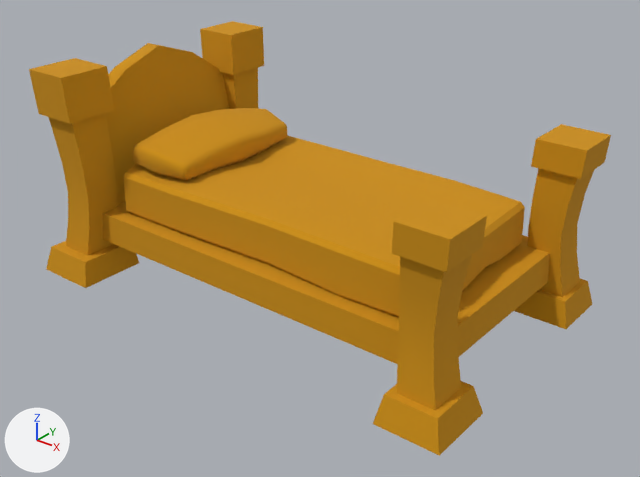
A saved change to the FBX model ArtAssets/Environment/SM_Bed.fbx.
Both versions are drawn from a camera (50 mm lens) standing at (2.68, -3.29, 2.34) and looking at (0.1, -0.07, 0.34). The lights are fixed; the arrows at lower left show +X, +Y and +Z. The older version comes first. Where no turn or scale is listed for an object, it has been applied to the vertices.

Objects in the first picture: 'SM_Bed'.
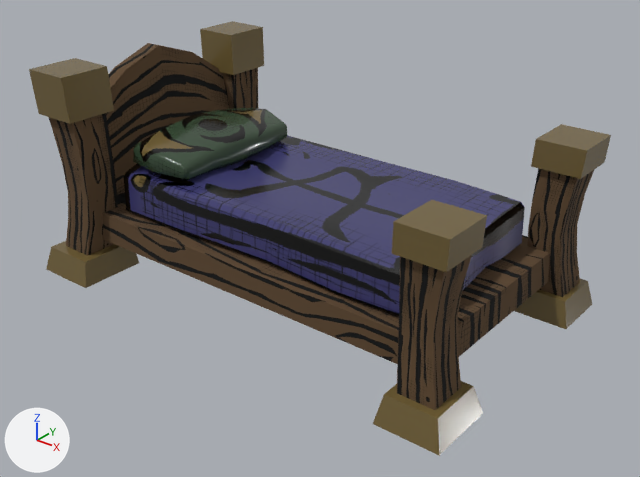
What differs and where, as boxes [x1, y1, x2, y2] in the pictures (640 x 477 px):
'SM_Bed', recoloured, surface changed (darker)
    both: [29, 21, 611, 456]
part 1 of me_mesh, recoloured (orange to brown)
    both: [49, 43, 258, 256]
part 2 of me_mesh, recoloured (orange to brown)
    both: [397, 255, 502, 410]
part 3 of me_mesh, recoloured (orange to brown)
    both: [501, 168, 594, 321]
part 4 of me_mesh, recoloured (orange to brown)
    both: [102, 201, 502, 364]
part 5 of me_mesh, recoloured (orange to brown)
    both: [473, 235, 549, 290]
part 6 of me_mesh, recoloured (darker)
    both: [29, 21, 296, 288]
part 7 of me_mesh, recoloured (darker)
    both: [339, 124, 611, 456]
part 8 of me_mesh, recoloured (orange to blue)
    both: [171, 138, 385, 264]
part 9 of me_mesh, recoloured (darker)
    both: [266, 162, 455, 296]
part 10 of me_mesh, surface changed (darker)
    both: [29, 21, 611, 456]

What changed in the scene script:
```text
Add img_t_woodtrimsheet_diffuse_png:
    img_t_woodtrimsheet_diffuse_png = load_image('T_WoodTrimSheet_Diffuse.png', '../Textures/T_WoodTrimSheet_Diffuse.png', 1024, 1024, 'sRGB')
Add img_t_roomtrimsheet_diffuse_png:
    img_t_roomtrimsheet_diffuse_png = load_image('T_RoomTrimSheet_Diffuse.png', '../Textures/T_RoomTrimSheet_Diffuse.png', 1024, 1024, 'sRGB')
Add mat_trimsheet_wood:
    mat_trimsheet_wood = principled_material('TrimSheet_Wood')
    mat_trimsheet_wood.texture = img_t_woodtrimsheet_diffuse_png
    mat_trimsheet_wood.roughness = 1.0
Add mat_roomtrimsheet:
    mat_roomtrimsheet = principled_material('RoomTrimSheet')
    mat_roomtrimsheet.texture = img_t_roomtrimsheet_diffuse_png
    mat_roomtrimsheet.roughness = 0.2
Change me_mesh:
    where me_mesh.from_pydata(...)  # 348 vertices, 336 faces; spans x -1.3..1.28, y -0.79..0.77, z -0.01..1.15
    used by ob_sm_bed; location = (0.0, 0.0, 0.0)
    me_mesh part 1: 72 of the faces centred in x -1.2..-0.99, y -0.69..0.69, z 0.22..1.11 switch from mat_trimsheet (orange #ce9000) to mat_trimsheet_wood (picture img_t_woodtrimsheet_diffuse_png)
    me_mesh part 2: 17 of the faces centred in x 0.99..1.19, y -0.69..-0.3, z 0.22..0.71 switch from mat_trimsheet (orange #ce9000) to mat_trimsheet_wood (picture img_t_woodtrimsheet_diffuse_png)
    me_mesh part 3: 17 of the faces centred in x 0.99..1.19, y 0.3..0.69, z 0.22..0.71 switch from mat_trimsheet (orange #ce9000) to mat_trimsheet_wood (picture img_t_woodtrimsheet_diffuse_png)
    me_mesh part 4: 3 of the faces centred in x 0.0, y -0.59..-0.29, z 0.2..0.36 switch from mat_trimsheet (orange #ce9000) to mat_trimsheet_wood (picture img_t_woodtrimsheet_diffuse_png)
    me_mesh part 5: 3 of the faces centred in x 0.0, y 0.29..0.59, z 0.2..0.36 switch from mat_trimsheet (orange #ce9000) to mat_trimsheet_wood (picture img_t_woodtrimsheet_diffuse_png)
    me_mesh part 6: 130 of the faces centred in x -1.28..-0.49, y -0.77..0.76, z 0.06..1.14 switch from mat_trimsheet (orange #ce9000) to mat_roomtrimsheet (picture img_t_roomtrimsheet_diffuse_png)
    me_mesh part 7: 66 of the faces centred in x 0.76..1.26, y -0.76..0.75, z 0.07..0.93 switch from mat_trimsheet (orange #ce9000) to mat_roomtrimsheet (picture img_t_roomtrimsheet_diffuse_png)
    me_mesh part 8: 14 of the faces centred in x -0.2, y -0.5..0.51, z 0.35..0.61 switch from mat_trimsheet (orange #ce9000) to mat_roomtrimsheet (picture img_t_roomtrimsheet_diffuse_png)
    me_mesh part 9: 14 of the faces centred in x 0.34, y -0.51..0.5, z 0.35..0.61 switch from mat_trimsheet (orange #ce9000) to mat_roomtrimsheet (picture img_t_roomtrimsheet_diffuse_png)
    me_mesh part 10: texture (UV) coordinates of 336 of 336 faces, centred in x -1.28..1.26, y -0.77..0.76, z 0.06..1.14, changed; they spanned u 0.0..1.0, v 0.0..0.37 and now span u -0.01..1.61, v 0.06..1.0
```
